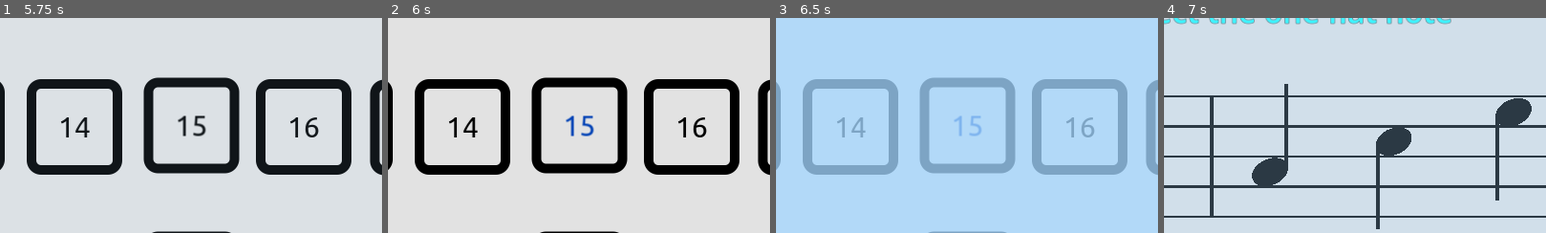
Above: before the commit, frames 1-4 (left to right).
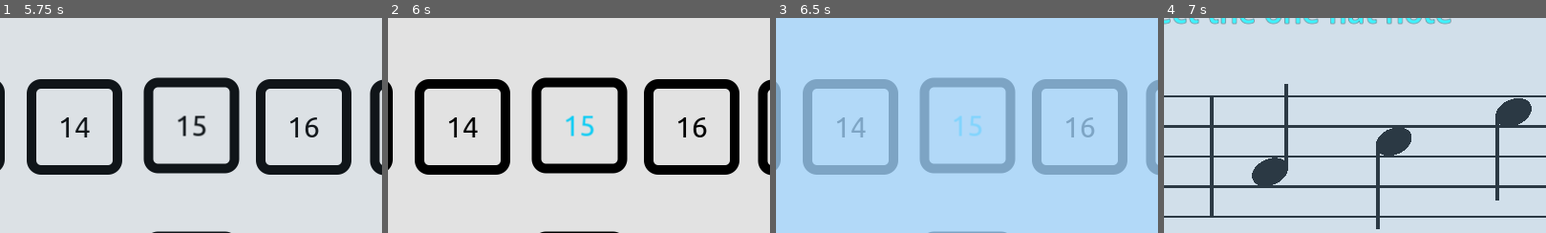
Above: after the commit, the same moments.

Repository: Sniggiho/COMP225-Reluna
Game: Godot game, scene res://Scenes/menuScreen.tscn
The game is run twice, just before and just after one commit, with the same random seed, the same clock (stepped at 60 frames per second) and the same inputs. This scene is started directly instead of the project's main scene.
Inputs (mouse positions are % of the whole screen's width and height, from its top left):
- Up to frame 1 (5.75 s): click "freeplay" at 0.5 s; tap Enter (ui_accept) at 1.25, 1.52, 2.27 s; move the mouse to (24, 53) at 1.27 s; hold Space (play) 1.28-2.03 s; hold Up (ui_up) 1.28-2.78 s; move the mouse to (24, 65) at 2.02 s; tap Space (play) at 2.1 s; move the mouse to (20, 35) at 2.77 s; hold Space (play) 2.78-3.53 s; hold Left (ui_left) 2.78-4.25 s; move the mouse to (55, 50) at 3.52 s; click "tutorials" at 4.25 s; click (95, 91) at 5 s
- Up to frame 2 (6 s): move the mouse to (35, 25) at 5.77 s; hold Down (ui_down) from 5.78 s (still down); hold Space (play) from 5.78 s (still down)
- Up to frame 3 (6.5 s): keep holding Down (ui_down); keep holding Space (play); tap Enter (ui_accept) at 6.02 s
- Up to frame 4 (7 s): move the mouse to (72, 45) at 6.52 s; release Down (ui_down) at 6.53 s; release Space (play) at 6.53 s; hold Right (ui_right) from 6.53 s (still down); tap Space (play) at 6.6 s; tap Enter (ui_accept) at 6.77 s
The pictures show only the part of the screen within x 18-68%, y 10-60%; the shares and areas given below are measured in that part.

Frame 1 is identical in both runs. In frame 2, 0.3% of the frame differs, in the area x 46-54%, y 45-56%; in frame 3, 0.1%; in frame 4, nothing differs.

Commit message:
changed tutorial hover button color

Diff:
--- a/Project/projectTheme.tres
+++ b/Project/projectTheme.tres
@@ -70,7 +70,7 @@
 tutorialButton/base_type = &"Button"
 tutorialButton/colors/font_color = Color(0, 0, 0, 1)
 tutorialButton/colors/font_focus_color = Color(0.0431373, 0.8, 0.956863, 1)
-tutorialButton/colors/font_hover_color = Color(0.00392157, 0.254902, 0.709804, 1)
+tutorialButton/colors/font_hover_color = Color(0.0431373, 0.8, 0.956863, 1)
 tutorialButton/colors/icon_hover_color = Color(0.305882, 0.305882, 0.305882, 1)
 tutorialButton/colors/icon_normal_color = Color(0.305882, 0.305882, 0.305882, 1)
 tutorialButton/font_sizes/font_size = 60
